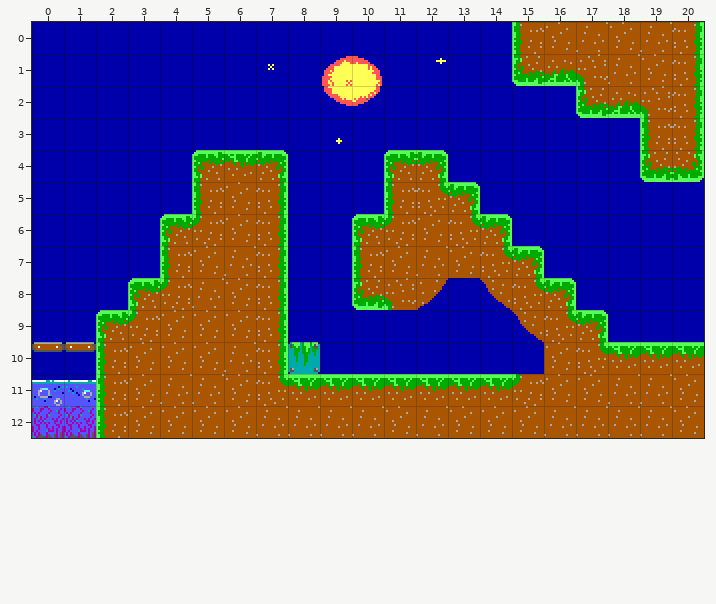
An edit to a level. Tiled map, levels/0F04.tmx. The picture above was drawn from the file before the commit.
Cells are 16x16 px. Shown: x 0..20, y 0..12.
After:
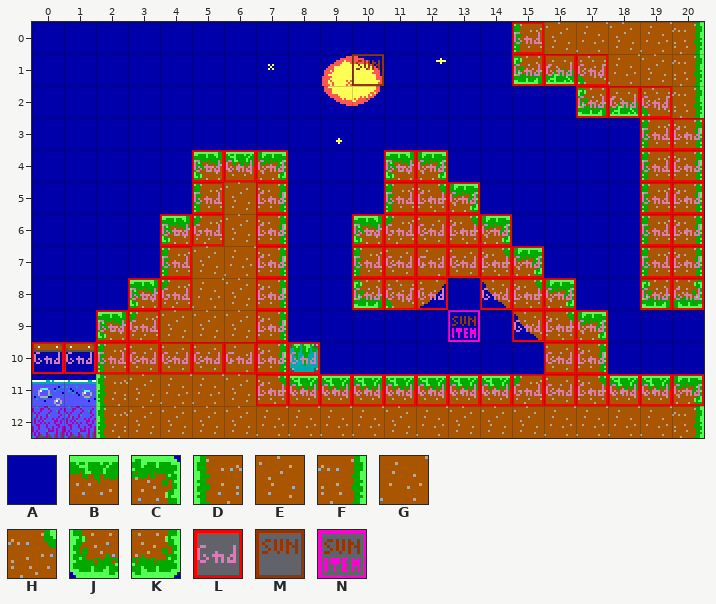
Key: from "Tileset": A 44, B 82, C 83, D 101, E 102, F 103, G 122, H 123, J 181, K 183; from "obj_layer": L 1, M 11, N 12.
_ is an empty cell, . an unchanged one.
Tiles of an added or newly shown layer are drawn over the layers below it.
What changed:
--- layer "bg"
@@ x 19..20 @@
- 4 JK
- 5 AA
- 6 AA
- 7 AA
- 8 AA
+ 4 DF
+ 5 DF
+ 6 DF
+ 7 DF
+ 8 JK
@@ x 17..20 @@
-10 HBBB
-11 EGGE
-12 ...E
+10 FAAA
+11 HBBC
+12 ...F
--- layer "col" (now shown)
@@ x 0..20 @@
- 0 ..............._.....
- 1 .........._....___...
- 2 .................___.
- 3 ...................__
- 4 .....___...__......__
- 5 ....._._...___.....__
- 6 ....__._.._____....__
- 7 ...._.._..______...__
- 8 ...__.._..___.___..__
- 9 ..__..._....._.___...
-10 _________.......__...
-11 .......______________
+ 0 ...............L.....
+ 1 ..........M....LLL...
+ 2 .................LLL.
+ 3 ...................LL
+ 4 .....LLL...LL......LL
+ 5 .....L.L...LLL.....LL
+ 6 ....LL.L..LLLLL....LL
+ 7 ....L..L..LLLLLL...LL
+ 8 ...LL..L..LLL.LLL..LL
+ 9 ..LL...L.....N.LLL...
+10 LLLLLLLLL.......LL...
+11 .......LLLLLLLLLLLLLL
